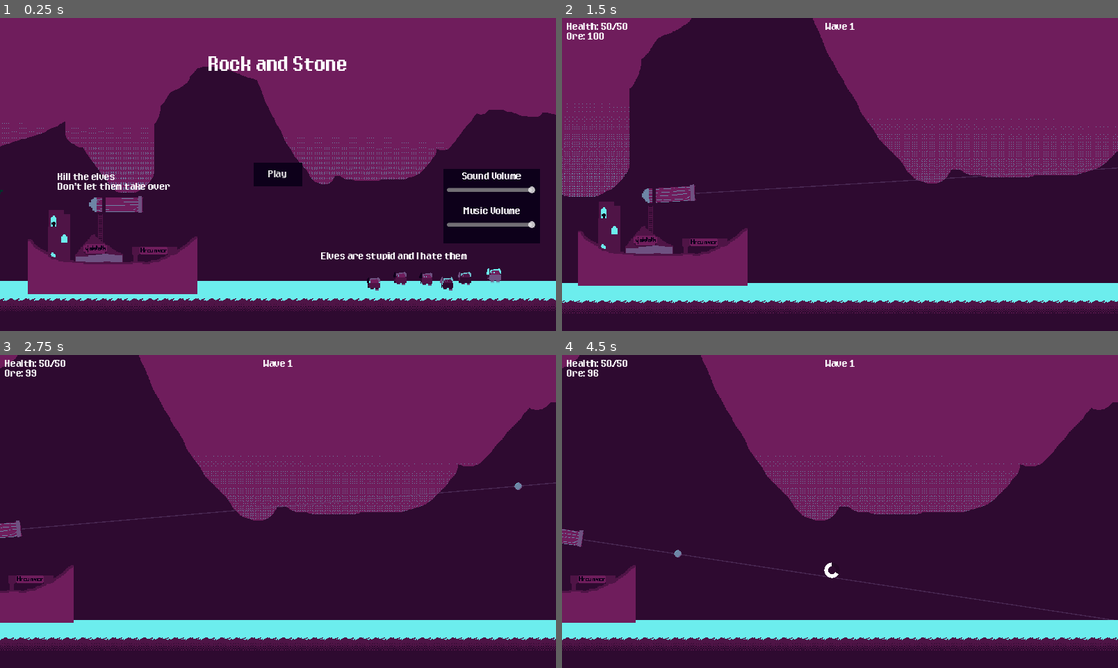
Above: before the commit, frames 1-4 (two rows, left to right).
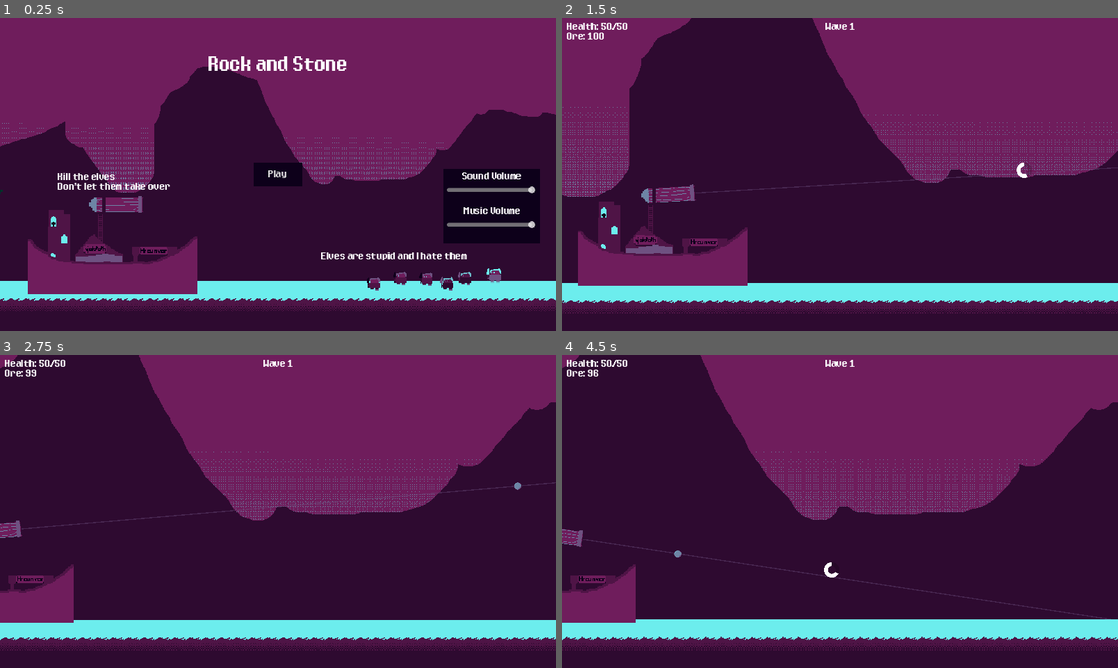
Above: after the commit, the same moments.

Repository: Lucas-Code27/rock-and-stone
Game: Godot game, scene res://Menus/Main_Menu.tscn
Same seed, same stepped clock (60 frames per second), same inputs: the game is played once before the commit and once after it.
Inputs (mouse positions are in pixels of both pictures, inside the frame that each line leads up to):
- Up to frame 1 (0.25 s): no input
- Up to frame 2 (1.5 s): click "Play" at 0.5 s; click "Next Wave" at 1.25 s
- Up to frame 3 (2.75 s): move the mouse to (400, 495) at 2.02 s; click (400, 495) at 2.1 s
- Up to frame 4 (4.5 s): move the mouse to (728, 527) at 2.77 s; click (728, 527) at 2.85 s; move the mouse to (895, 442) at 3.52 s; click (895, 442) at 3.6 s; tap Enter at 4.25 s; move the mouse to (812, 574) at 4.27 s; click (812, 574) at 4.35 s

The runs differ from the first frame. In frame 1, 0.1% of the frame differs, in the area x 5-36%, y 63-79%; in frame 2, 2.7%, in the area x 0-100%, y 0-95%; in frame 3, 1.0%; in frame 4, 2.3%.

Commit message:
Got rid of groups and reduced physics

Diff:
--- a/Cannon/Cannon.tscn
+++ b/Cannon/Cannon.tscn
@@ -5,7 +5,7 @@
 [ext_resource type="AudioStream" uid="uid://q2wtiy6w1dfm" path="res://Assets/Sounds/click.wav" id="3_3s4hi"]
 [ext_resource type="AudioStream" uid="uid://bt2jdsruhyr33" path="res://Assets/Sounds/explosion(4).wav" id="4_2i8si"]
 
-[node name="Cannon" type="Sprite2D" groups=["cannon"]]
+[node name="Cannon" type="Sprite2D"]
 texture_filter = 1
 position = Vector2(-48, -8)
 texture = ExtResource("1_p7l2n")
--- a/Cannon/CannonExplode.tscn
+++ b/Cannon/CannonExplode.tscn
@@ -72,7 +72,7 @@
 "fire": SubResource("Animation_gb04v")
 }
 
-[node name="CannonExplode" type="Area2D" groups=["playerattack"]]
+[node name="CannonExplode" type="Area2D"]
 collision_layer = 0
 collision_mask = 8
 monitorable = false
--- a/Cannon/cannon.gd
+++ b/Cannon/cannon.gd
@@ -2,9 +2,11 @@
 
 const ball: PackedScene = preload("res://Cannon/CannonBall.tscn")
 
-var coolui: Control
-var town: Area2D
-var gamestate: Node2D
+@export var coolui: Control
+@export var town: Area2D
+@export var gamestate: Node2D
+
+@export var camera: Camera2D
 
 var damage:int = 1
 var explodesize: int = 50
@@ -13,9 +15,6 @@
 # Called when the node enters the scene tree for the first time.
 func _ready() -> void:
 	$cooldown.wait_time = cooldown
-	gamestate = get_tree().get_first_node_in_group("state")
-	coolui = get_tree().get_first_node_in_group("coolui")
-	town = get_tree().get_first_node_in_group("town")
 
 
 # Called every frame. 'delta' is the elapsed time since the previous frame.
@@ -45,6 +44,7 @@
 	$cooldown.start()
 	$fire.pitch_scale = randf_range(0.35,0.6)
 	$fire.play()
+	camera.shake(0.8)
 
 func verify_cool() -> bool:
 	if cooldown < 0.1:
--- a/Cannon/cannon_explode.gd
+++ b/Cannon/cannon_explode.gd
@@ -2,14 +2,14 @@
 
 var i: int = 0
 
-var camera: Camera2D
+var camera:Camera2D
 
 var damage: int
 var explodesize: int
 
 # Called when the node enters the scene tree for the first time.
 func _ready() -> void:
-	camera = get_tree().get_first_node_in_group("camera")
+	camera = get_parent().get_node("Camera2D")
 
 	camera.shake(1)
 	$explosion.pitch_scale = randf_range(0.75,1.25)
--- a/Enemy/Spawner.tscn
+++ b/Enemy/Spawner.tscn
@@ -2,7 +2,7 @@
 
 [ext_resource type="Script" path="res://Enemy/spawner.gd" id="1_5of5b"]
 
-[node name="Spawner" type="Marker2D" groups=["spawner"]]
+[node name="Spawner" type="Marker2D"]
 script = ExtResource("1_5of5b")
 
 [node name="Timer" type="Timer" parent="."]
--- a/Enemy/TestEnemy.tscn
+++ b/Enemy/TestEnemy.tscn
@@ -5,7 +5,7 @@
 [sub_resource type="RectangleShape2D" id="RectangleShape2D_28wl5"]
 size = Vector2(17, 22)
 
-[node name="TestEnemy" type="CharacterBody2D" groups=["enemy"]]
+[node name="TestEnemy" type="CharacterBody2D"]
 collision_layer = 8
 script = ExtResource("1_hah5a")
 metadata/acceleration = 35
--- a/Enemy/spawner.gd
+++ b/Enemy/spawner.gd
@@ -5,8 +5,8 @@
 var medium: PackedScene = preload("res://Enemy/Medium/medium.tscn")
 var heavy: PackedScene = preload("res://Enemy/Heavy/heavy.tscn")
 
-var gamestate: Node2D
-var hud:Control
+@export var gamestate: Node2D
+@export var hud:Control
 
 var i:int = 0
 
@@ -27,9 +27,6 @@
 var spawnsleft: int = 0
 
 func _ready() -> void:
-	gamestate = get_tree().get_first_node_in_group("state")
-	hud = get_tree().get_first_node_in_group("Hud")
-
 	spawnsleft = 0
 	enemiesalive = 0
 	$Timer.wait_time = spawntime
--- a/Game_State.gd
+++ b/Game_State.gd
@@ -2,10 +2,11 @@
 
 var waveinprogress: bool = false
 var defending: bool = false
-var spawner: Marker2D
-var camera: Camera2D
-var town: Area2D
-var hud:Control
+
+@export var spawner: Marker2D
+@export var camera: Camera2D
+@export var town: Area2D
+@export var hud:Control
 
 var paid: bool = true
 var started: bool = false
@@ -26,11 +27,6 @@
 
 # Called when the node enters the scene tree for the first time.
 func _ready() -> void:
-	spawner = get_tree().get_first_node_in_group("spawner")
-	camera = get_tree().get_first_node_in_group("camera")
-	town = get_tree().get_first_node_in_group("town")
-	hud = get_tree().get_first_node_in_group("Hud")
-
 	$townmusic.play()
 
 
@@ -44,6 +40,7 @@
 			defending = true
 			if started == false:
 				started = true
+				$UI/Cooldown.start_timer()
 				$fight.play()
 				$townmusic.stop()
 				towned = false
--- a/Menus/HUD.tscn
+++ b/Menus/HUD.tscn
@@ -3,7 +3,7 @@
 [ext_resource type="Script" path="res://Menus/hud.gd" id="1_fwn5x"]
 [ext_resource type="FontFile" uid="uid://c2lvchvy6wmgl" path="res://Assets/EightBitDragon-anqx.ttf" id="2_3vr2d"]
 
-[node name="Hud" type="Control" groups=["Hud"]]
+[node name="Hud" type="Control"]
 layout_mode = 3
 anchors_preset = 15
 anchor_right = 1.0
--- a/Menus/Upgrade.tscn
+++ b/Menus/Upgrade.tscn
@@ -76,7 +76,7 @@
 theme_override_styles/normal = ExtResource("3_wl2e7")
 text = "Exit"
 
-[node name="MaxHealth" type="Button" parent="." groups=["upgrade"]]
+[node name="MaxHealth" type="Button" parent="."]
 layout_mode = 1
 anchors_preset = 5
 anchor_left = 0.5
@@ -100,7 +100,7 @@
 theme_override_styles/normal = ExtResource("3_wl2e7")
 text = "Town Health"
 
-[node name="Damage" type="Button" parent="." groups=["upgrade"]]
+[node name="Damage" type="Button" parent="."]
 layout_mode = 1
 anchors_preset = 5
 anchor_left = 0.5
@@ -124,7 +124,7 @@
 theme_override_styles/normal = ExtResource("3_wl2e7")
 text = "Damage"
 
-[node name="Explosionsize" type="Button" parent="." groups=["upgrade"]]
+[node name="Explosionsize" type="Button" parent="."]
 layout_mode = 1
 anchors_preset = 5
 anchor_left = 0.5
@@ -148,7 +148,7 @@
 theme_override_styles/normal = ExtResource("3_wl2e7")
 text = "Explosion Size"
 
-[node name="Repair" type="Button" parent="." groups=["upgrade"]]
+[node name="Repair" type="Button" parent="."]
 layout_mode = 1
 anchors_preset = 5
 anchor_left = 0.5
@@ -172,7 +172,7 @@
 theme_override_styles/normal = ExtResource("3_wl2e7")
 text = "Repair"
 
-[node name="Economy" type="Button" parent="." groups=["upgrade"]]
+[node name="Economy" type="Button" parent="."]
 layout_mode = 1
 anchors_preset = 5
 anchor_left = 0.5
--- a/Menus/cooldown.tscn
+++ b/Menus/cooldown.tscn
@@ -3,7 +3,7 @@
 [ext_resource type="Script" path="res://Menus/cooldown_meter.gd" id="1_lt8bh"]
 [ext_resource type="Texture2D" uid="uid://sxs55x723l3o" path="res://Assets/UI/progress-bar-circle.png" id="1_wy2x6"]
 
-[node name="Cooldown" type="Control" groups=["coolui"]]
+[node name="Cooldown" type="Control"]
 layout_mode = 3
 anchors_preset = 15
 anchor_right = 1.0
--- a/Menus/cooldown_meter.gd
+++ b/Menus/cooldown_meter.gd
@@ -1,11 +1,9 @@
 extends Control
 
-var cannon: Sprite2D
+@export var cannon: Sprite2D
 
 # Called when the node enters the scene tree for the first time.
 func _ready() -> void:
-	cannon = get_tree().get_first_node_in_group("cannon")
-
 	$TextureProgressBar.max_value = cannon.cooldown
 	$Timer.wait_time = cannon.cooldown
 
--- a/Menus/hud.gd
+++ b/Menus/hud.gd
@@ -1,7 +1,7 @@
 extends Control
 
-var town:Area2D
-var spawner:Marker2D
+@export var town:Area2D
+@export var spawner:Marker2D
 
 var health:int
 var maxhealth:int
@@ -10,9 +10,6 @@
 
 # Called when the node enters the scene tree for the first time.
 func _ready() -> void:
-	town = get_tree().get_first_node_in_group("town")
-	spawner = get_tree().get_first_node_in_group("spawner")
-
 	health = town.health
 	maxhealth = town.maxhealth
 	ore = town.ore
--- a/Menus/pause.gd
+++ b/Menus/pause.gd
@@ -14,3 +14,13 @@
 			visible = false
 			$pause.pitch_scale = 0.8
 			$pause.play()
+
+
+func _on_test_sound_pressed() -> void:
+	$Audiotest.set_bus(AudioServer.get_bus_name(AudioServer.get_bus_index("Sound")))
+	$Audiotest.play()
+
+
+func _on_test_music_pressed() -> void:
+	$Audiotest.set_bus(AudioServer.get_bus_name(AudioServer.get_bus_index("Music")))
+	$Audiotest.play()
--- a/Menus/pause.tscn
+++ b/Menus/pause.tscn
@@ -1,10 +1,12 @@
-[gd_scene load_steps=8 format=3 uid="uid://drtqhh5oahf7k"]
+[gd_scene load_steps=10 format=3 uid="uid://drtqhh5oahf7k"]
 
 [ext_resource type="Script" path="res://Menus/pause.gd" id="1_laekf"]
 [ext_resource type="Theme" uid="uid://djwbrs18slhxj" path="res://Assets/UI/new_theme.tres" id="2_bhrld"]
 [ext_resource type="FontFile" uid="uid://c2lvchvy6wmgl" path="res://Assets/EightBitDragon-anqx.ttf" id="3_4407t"]
 [ext_resource type="Script" path="res://Menus/volume_slider.gd" id="4_od0ya"]
 [ext_resource type="AudioStream" uid="uid://c5hchyxuyyhrm" path="res://Assets/Sounds/pause.wav" id="5_5vkky"]
+[ext_resource type="AudioStream" uid="uid://br2a0tji4odl5" path="res://Assets/Sounds/pickupCoin.wav" id="6_td71y"]
+[ext_resource type="StyleBox" uid="uid://bhsbvv848l1an" path="res://Assets/UI/new_style_box_flat.tres" id="7_ydh07"]
 
 [sub_resource type="LabelSettings" id="LabelSettings_ccqxx"]
 font_size = 24
@@ -67,7 +69,7 @@
 anchor_bottom = 1.0
 offset_left = -100.0
 offset_top = -248.0
-offset_right = 100.0
+offset_right = 176.0
 offset_bottom = -94.0
 grow_horizontal = 2
 grow_vertical = 0
@@ -152,3 +154,57 @@
 
 [node name="pause" type="AudioStreamPlayer" parent="."]
 stream = ExtResource("5_5vkky")
+
+[node name="Audiotest" type="AudioStreamPlayer" parent="."]
+stream = ExtResource("6_td71y")
+
+[node name="TestSound" type="Button" parent="."]
+layout_mode = 1
+anchors_preset = 5
+anchor_left = 0.5
+anchor_right = 0.5
+offset_left = 100.0
+offset_top = 416.0
+offset_right = 173.0
+offset_bottom = 447.0
+grow_horizontal = 2
+theme_override_fonts/font = ExtResource("3_4407t")
+theme_override_styles/focus = ExtResource("7_ydh07")
+theme_override_styles/disabled_mirrored = ExtResource("7_ydh07")
+theme_override_styles/disabled = ExtResource("7_ydh07")
+theme_override_styles/hover_pressed_mirrored = ExtResource("7_ydh07")
+theme_override_styles/hover_pressed = ExtResource("7_ydh07")
+theme_override_styles/hover_mirrored = ExtResource("7_ydh07")
+theme_override_styles/hover = ExtResource("7_ydh07")
+theme_override_styles/pressed_mirrored = ExtResource("7_ydh07")
+theme_override_styles/pressed = ExtResource("7_ydh07")
+theme_override_styles/normal_mirrored = ExtResource("7_ydh07")
+theme_override_styles/normal = ExtResource("7_ydh07")
+text = "Test"
+
+[node name="TestMusic" type="Button" parent="."]
+layout_mode = 1
+anchors_preset = 5
+anchor_left = 0.5
+anchor_right = 0.5
+offset_left = 100.0
+offset_top = 489.0
+offset_right = 173.0
+offset_bottom = 520.0
+grow_horizontal = 2
+theme_override_fonts/font = ExtResource("3_4407t")
+theme_override_styles/focus = ExtResource("7_ydh07")
+theme_override_styles/disabled_mirrored = ExtResource("7_ydh07")
+theme_override_styles/disabled = ExtResource("7_ydh07")
+theme_override_styles/hover_pressed_mirrored = ExtResource("7_ydh07")
+theme_override_styles/hover_pressed = ExtResource("7_ydh07")
+theme_override_styles/hover_mirrored = ExtResource("7_ydh07")
+theme_override_styles/hover = ExtResource("7_ydh07")
+theme_override_styles/pressed_mirrored = ExtResource("7_ydh07")
+theme_override_styles/pressed = ExtResource("7_ydh07")
+theme_override_styles/normal_mirrored = ExtResource("7_ydh07")
+theme_override_styles/normal = ExtResource("7_ydh07")
+text = "Test"
+
+[connection signal="pressed" from="TestSound" to="." method="_on_test_sound_pressed"]
+[connection signal="pressed" from="TestMusic" to="." method="_on_test_music_pressed"]
--- a/Menus/pre_wave.gd
+++ b/Menus/pre_wave.gd
@@ -2,12 +2,7 @@
 
 var upmen:PackedScene = preload("res://Menus/Upgrade.tscn")
 
-var gamestate: Node2D
-
-# Called when the node enters the scene tree for the first time.
-func _ready() -> void:
-	gamestate = get_tree().get_first_node_in_group("state")
-
+@export var gamestate: Node2D
 
 # Called every frame. 'delta' is the elapsed time since the previous frame.
 func _process(_delta: float) -> void:
--- a/Menus/upgrade.gd
+++ b/Menus/upgrade.gd
@@ -21,16 +21,16 @@
 var repaircost: int
 
 func _ready():
-	cannon = get_tree().get_first_node_in_group("cannon")
+	cannon = get_parent().get_parent().get_node("Cannon")
 	damage = cannon.damage
 	expsize = cannon.explodesize
 
-	town = get_tree().get_first_node_in_group("town")
+	town = get_parent().get_parent().get_node("Town")
 	ecom = town.ecom
 	hp = town.health
 	maxhp = town.maxhealth
 
-	storage = get_tree().get_first_node_in_group("state")
+	storage = get_parent().get_parent()
 	damagecost = storage.damagecost
 	sizecost = storage.sizecost
 	ecomcost = storage.ecomcost
--- a/Test_Map.tscn
+++ b/Test_Map.tscn
@@ -32,20 +32,28 @@
 physics_layer_0/collision_mask = 15
 sources/0 = SubResource("TileSetAtlasSource_25fr4")
 
-[node name="Node2D" type="Node2D" groups=["state"]]
+[node name="Node2D" type="Node2D" node_paths=PackedStringArray("spawner", "camera", "town", "hud")]
 script = ExtResource("1_0c6e6")
+spawner = NodePath("Spawner")
+camera = NodePath("Camera2D")
+town = NodePath("Town")
+hud = NodePath("UI/Hud")
 
 [node name="UI" type="CanvasLayer" parent="."]
 
-[node name="PreWave" parent="UI" instance=ExtResource("6_0gl0e")]
+[node name="PreWave" parent="UI" node_paths=PackedStringArray("gamestate") instance=ExtResource("6_0gl0e")]
 top_level = true
 offset_left = 0.0
 offset_right = 0.0
+gamestate = NodePath("../..")
 
-[node name="Cooldown" parent="UI" instance=ExtResource("7_p8jod")]
+[node name="Cooldown" parent="UI" node_paths=PackedStringArray("cannon") instance=ExtResource("7_p8jod")]
 visible = false
+cannon = NodePath("../../Cannon")
 
-[node name="Hud" parent="UI" instance=ExtResource("8_ch13b")]
+[node name="Hud" parent="UI" node_paths=PackedStringArray("town", "spawner") instance=ExtResource("8_ch13b")]
+town = NodePath("../../Town")
+spawner = NodePath("../../Spawner")
 
 [node name="Pause" parent="UI" instance=ExtResource("9_r1536")]
 top_level = true
@@ -78,20 +86,29 @@
 tile_map_data = PackedByteArray("AADj/woAAAACAAAAAADk/woAAAACAAAAAADl/woAAAACAAAAAADm/woAAAACAAAAAADn/woAAAACAAAAAADo/w …(6912 unchanged characters)…
 tile_set = SubResource("TileSet_aogit")
 
-[node name="Camera2D" type="Camera2D" parent="." groups=["camera"]]
+[node name="Camera2D" type="Camera2D" parent="."]
 position = Vector2(-253, 0)
 position_smoothing_enabled = true
 script = ExtResource("6_520ww")
 
-[node name="Cannon" parent="." instance=ExtResource("10_l2btk")]
+[node name="Cannon" parent="." node_paths=PackedStringArray("coolui", "town", "gamestate", "camera") instance=ExtResource("10_l2btk")]
 position = Vector2(-323, 44)
+coolui = NodePath("../UI/Cooldown")
+town = NodePath("../Town")
+gamestate = NodePath("..")
+camera = NodePath("../Camera2D")
 
-[node name="Town" parent="." instance=ExtResource("12_rmnwd")]
+[node name="Town" parent="." node_paths=PackedStringArray("spawner", "camera", "hud") instance=ExtResource("12_rmnwd")]
 z_index = 1
 position = Vector2(-273, 102)
+spawner = NodePath("../Spawner")
+camera = NodePath("../Camera2D")
+hud = NodePath("../UI/Hud")
 
-[node name="Spawner" parent="." instance=ExtResource("13_mc4m7")]
+[node name="Spawner" parent="." node_paths=PackedStringArray("gamestate", "hud") instance=ExtResource("13_mc4m7")]
 position = Vector2(1263, 182)
+gamestate = NodePath("..")
+hud = NodePath("../UI/Hud")
 
 [node name="Payday" type="AudioStreamPlayer" parent="."]
 stream = ExtResource("15_sesxj")
--- a/Town/town.gd
+++ b/Town/town.gd
@@ -1,9 +1,9 @@
 extends Area2D
 
-var spawner: Marker2D
-var camera:Camera2D
+@export var spawner: Marker2D
+@export var camera:Camera2D
 
-var hud:Control
+@export var hud:Control
 
 @onready var losescreen: PackedScene = preload("res://Menus/You_Lose.tscn")
 
@@ -13,12 +13,6 @@
 var ecom: int = 20
 
 var ore: int = 100
-
-# Called when the node enters the scene tree for the first time.
-func _ready() -> void:
-	spawner = get_tree().get_first_node_in_group("spawner")
-	hud = get_tree().get_first_node_in_group("Hud")
-	camera = get_tree().get_first_node_in_group("camera")
 
 func _on_body_entered(body: Node2D) -> void:
 	if body.is_in_group("enemy"):
--- a/Town/town.tscn
+++ b/Town/town.tscn
@@ -7,7 +7,7 @@
 [sub_resource type="RectangleShape2D" id="RectangleShape2D_wuy83"]
 size = Vector2(352, 205)
 
-[node name="Town" type="Area2D" groups=["town"]]
+[node name="Town" type="Area2D"]
 collision_mask = 8
 script = ExtResource("1_cuwl0")
 
--- a/project.godot
+++ b/project.godot
@@ -25,19 +25,6 @@
 
 movie_writer/movie_file="C:/Users/Lucas/Documents/Godot Projects/rock-and-stone/moviemaker/record.avi"
 
-[global_group]
-
-playerattack=""
-enemy=""
-spawner=""
-camera=""
-state=""
-cannon=""
-town=""
-coolui=""
-upgrade=""
-Hud=""
-
 [input]
 
 fire={
@@ -52,7 +39,10 @@
 ]
 }
 
+[physics]
+
+2d/solver/solver_iterations=8
+
 [rendering]
 
 textures/canvas_textures/default_texture_filter=0
-2d/snap/snap_2d_transforms_to_pixel=true
